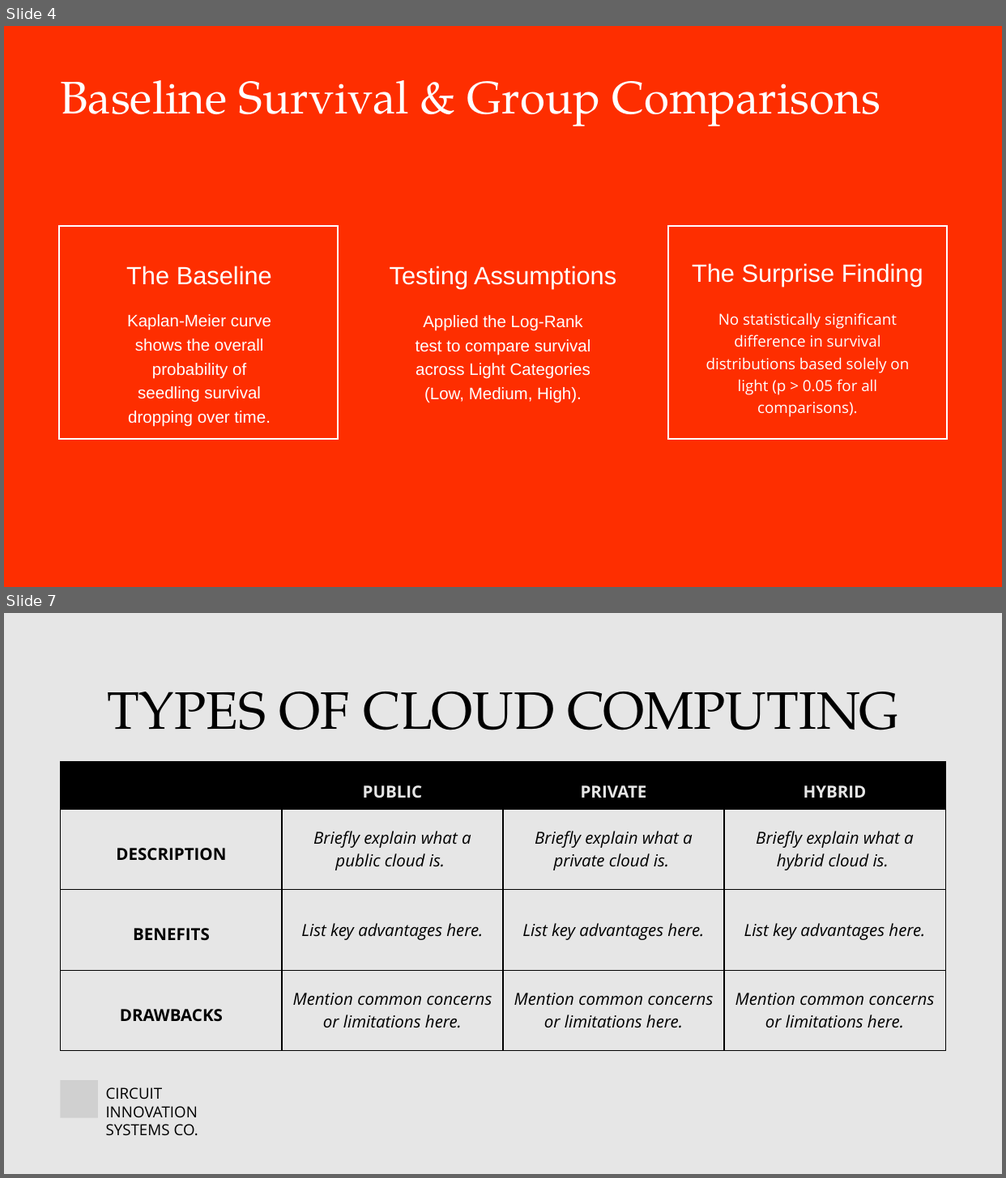
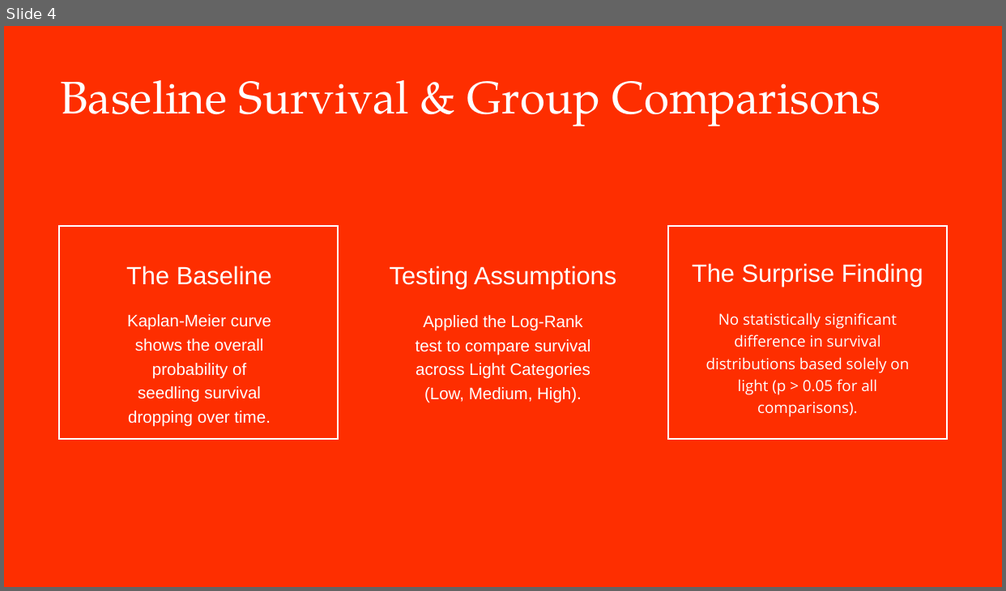
Before and after one commit to liskajiri/appr_lifelines, a slide deck: APPR_PRESENTATION.pptx. Shown one above the other, each under a label of ours: slides 4 and 7 before the commit, slide 4 after it; the slides between them are not shown. The pictures are 1006x1178 and 1006x591 pixels, drawn with LibreOffice and Linux fonts; fonts in the diff are those of the drawing; grey boxes stand for pictures. Boxes give left, top, right and bottom in pixels: in the first picture for what was removed or moved away, otherwise in the second. Text is boxed around its words. In the diff, an @@ line names an element or a change of style, - is before the commit and + after.

```diff
--- a/APPR_PRESENTATION.pptx
+++ b/APPR_PRESENTATION.pptx
@@ slide 7 removed at (x1=4, y1=613, x2=1002, y2=1174), background #E6E6E6 @@
@@ text removed at (x1=107, y1=692, x2=899, y2=730) @@
-TYPES OF CLOUD COMPUTING
@@ table removed at (x1=61, y1=762, x2=945, y2=1051), 4 rows, 4 columns @@
- | PUBLIC | PRIVATE | HYBRID
-DESCRIPTION | Briefly explain what a public cloud is. | Briefly explain what a private cloud is. | Briefly explain what a hybrid cloud is.
-BENEFITS | List key advantages here. | List key advantages here. | List key advantages here.
-DRAWBACKS | Mention common concerns or limitations here. | Mention common concerns or limitations here. | Mention common concerns or limitations here.
@@ picture removed at (x1=61, y1=1080, x2=98, y2=1118) @@
@@ text removed at (x1=106, y1=1088, x2=198, y2=1136) @@
-CIRCUIT INNOVATION
-SYSTEMS CO.
@@ line removed from (245, 1100) to (945, 1099) @@
```
Also in this commit, not shown: 2 slides changed, 4 slides added, 6 other slides removed, 1 other file.
